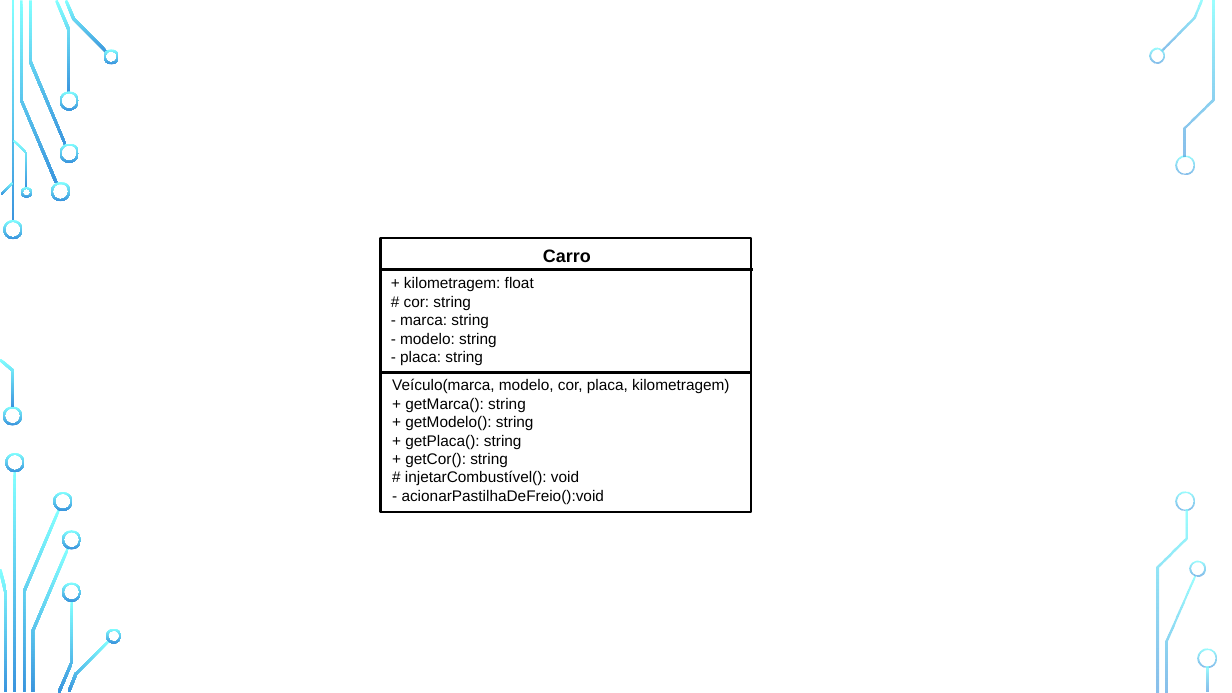
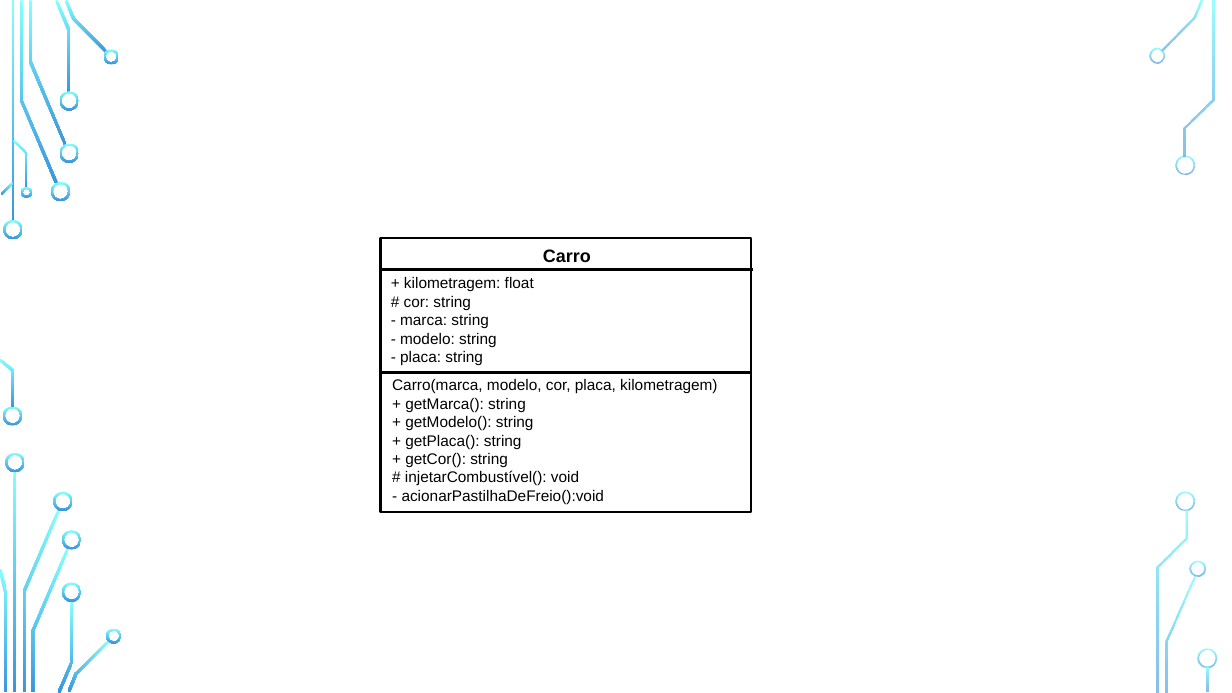
Before and after one commit to zz4fap/python-programming, a slide deck: slide 59 of figures/C126_Introdução.pptx (slide 58 before the commit). Drawn at 1232x693 pixels with LibreOffice and Linux fonts; fonts in the diff are those of the drawing; background and template pictures are left out. Boxes give left, top, right and bottom in pixels: in the first picture for what was removed or moved away, otherwise in the second. Text is boxed around its words. In the diff, an @@ line names an element or a change of style, - is before the commit and + after.

```diff
--- a/figures/C126_Introdução.pptx
+++ b/figures/C126_Introdução.pptx
@@ text at (x1=392, y1=379, x2=717, y2=394): text changed @@
-Veículo(marca, modelo, cor, placa, kilometragem)
+Carro(marca, modelo, cor, placa, kilometragem)
```
Also in this commit, not shown: 2 slides added, 6 other files.
